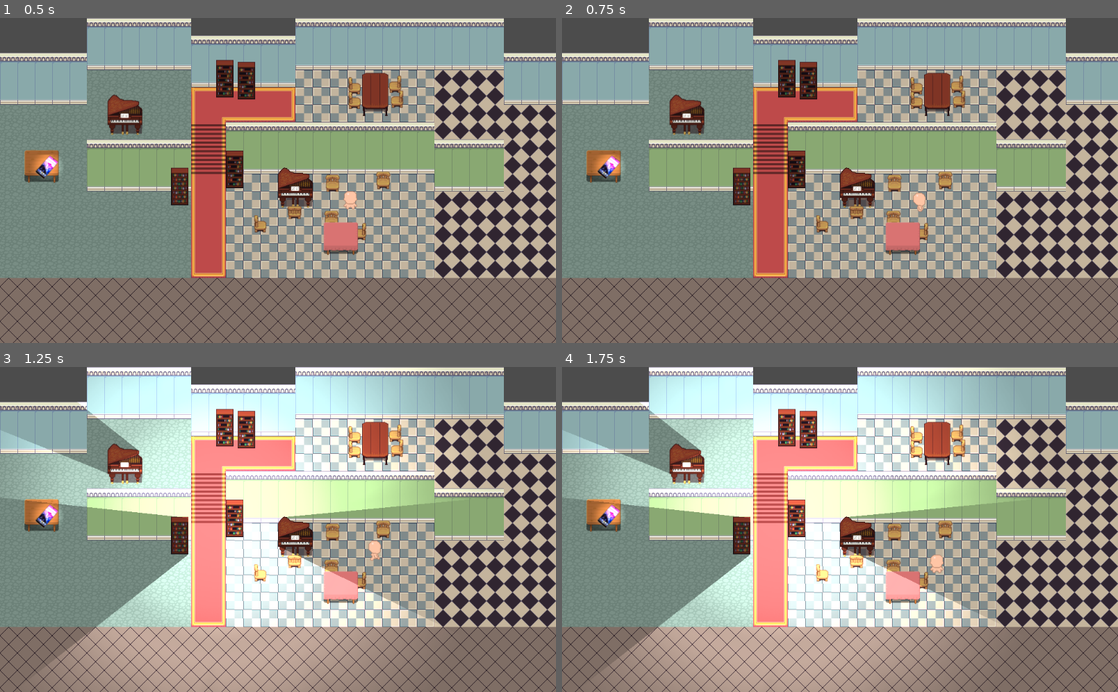
Above: before the commit, frames 1-4 (two rows, left to right).
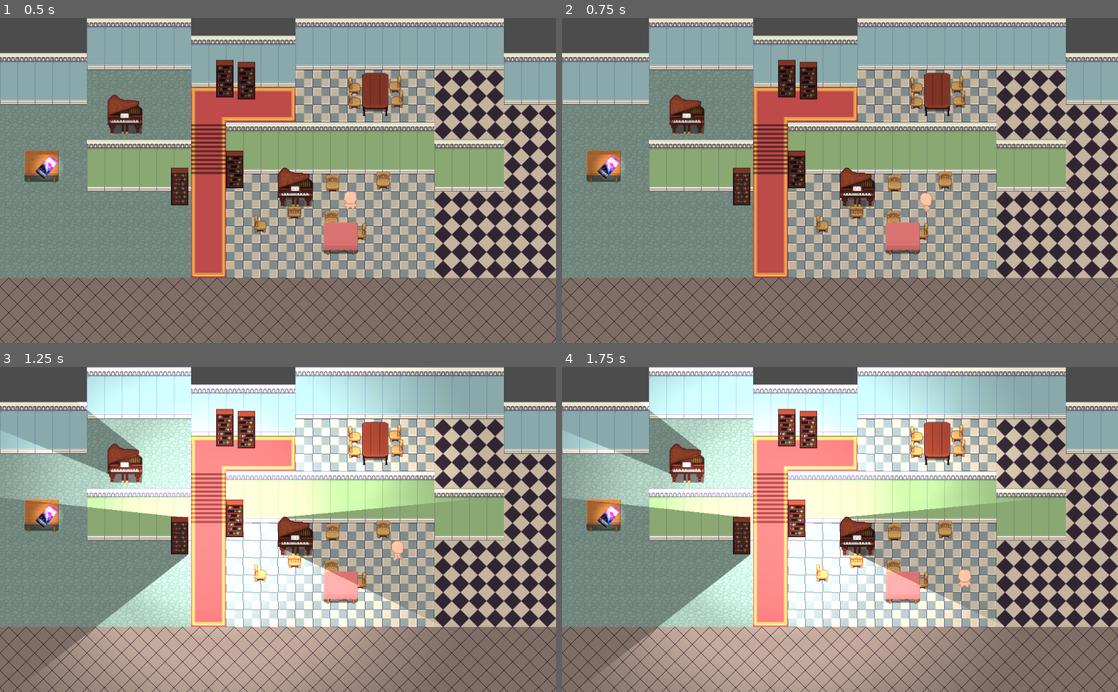
Above: after the commit, the same moments.

Repository: s4x0r/luxjam2020
Game: Godot game, scene res://level.tscn
The game is run twice, just before and just after one commit, with the same random seed, the same clock (stepped at 60 frames per second) and the same inputs. The project has no main scene, so this scene is started directly. Sound files missing from this copy of the repository are replaced by a short silence.
Inputs:
- Up to frame 1 (0.5 s): no input
- Up to frame 2 (0.75 s): tap Enter at 0.5 s; hold Right (ui_right) from 0.53 s (still down)
- Up to frame 3 (1.25 s): keep holding Right (ui_right); tap Space (ui_select) at 0.77 s
- Up to frame 4 (1.75 s): release Right (ui_right) at 1.28 s; hold Down (ui_down) from 1.28 s (still down); tap Space (ui_select) at 1.52 s

Frame 1 is identical in both runs. In frame 2, 0.1% of the frame differs, in the area x 63-67%, y 53-60%; in frame 3, 0.2%; in frame 4, 0.2%, in the area x 66-74%, y 57-68%.

Commit message:
Revised movement for KinematicChar to emulate char.gd.

Diff:
--- a/char.gd
+++ b/char.gd
@@ -22,7 +22,7 @@
 		position.x += speed * delta * lr
 
 	if ud:	#If ud (Up/Down) is nonzero
-		if ud>1:	#up - down == 1 if down is not pressed
+		if ud==1:	#up - down == 1 if down is not pressed
 			play('up')
 		else:	#Else it would be down
 			play('down')
--- a/level parts/KinematicChar.gd
+++ b/level parts/KinematicChar.gd
@@ -3,32 +3,35 @@
 signal damaged
 
 const GRAVITY = 200.0
-const WALK_SPEED = 1
+const WALK_SPEED = 2
+const FRICTION = .66 * WALK_SPEED
 var collision
 var velocity = Vector2()
 
 func _physics_process(delta):
 	collision = null
+	var lr = Input.is_action_pressed("ui_right") as int - Input.is_action_pressed("ui_left") as int
+	var ud = Input.is_action_pressed("ui_down") as int - Input.is_action_pressed("ui_up") as int
 
-	if Input.is_action_pressed("ui_left"):
-		$AnimatedSprite.play('left')
-		velocity.y = 0
-		velocity.x = -WALK_SPEED
-	elif Input.is_action_pressed("ui_right"):
-		$AnimatedSprite.play('right')
-		velocity.y = 0
-		velocity.x = WALK_SPEED
-	elif Input.is_action_pressed("ui_up"):
-		$AnimatedSprite.play('up')
-		velocity.x = 0
-		velocity.y = -WALK_SPEED
-	elif Input.is_action_pressed("ui_down"):
-		$AnimatedSprite.play('down')
-		velocity.x = 0
-		velocity.y = WALK_SPEED
-	else:
+	if lr:	#If lr (left/right) is nonzero
+		if lr==1:	#right - left == 1 if left is not pressed
+			$AnimatedSprite.play('right')
+		else:	#Else it would be left
+			$AnimatedSprite.play('left')
+		velocity.y = velocity.y / FRICTION
+		velocity.x = WALK_SPEED * lr
+
+	if ud:	#If ud (Up/Down) is nonzero
+		if ud==1:	#down - up == 1 if up is not pressed
+			$AnimatedSprite.play('down')
+		else:	#Else it would be up
+			$AnimatedSprite.play('up')
+		velocity.x = velocity.x / FRICTION
+		velocity.y = WALK_SPEED * ud
+
+	if !(lr|ud):
 		$AnimatedSprite.stop()
-		velocity = Vector2(0,0)
+		velocity = Vector2(velocity.x/FRICTION,velocity.y/FRICTION)
 
 	collision = move_and_collide(velocity)
 	if collision != null:
